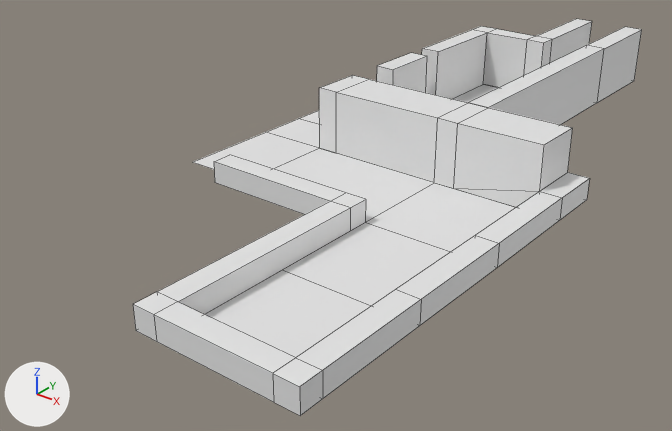
Renders of the Blender file Assets/Level 01/Level 01.blend from each side of a commit.
Rendered twice from a 50 mm camera at (35.0, -38.8, 33.0) aimed at (-16.8, 26.0, -7.1). The axes (+X, +Y, +Z) are drawn at lower left. The lights are the same throughout. Mesh edges are drawn as thin lines.

Objects in the first picture: 'Floors', 'Walls'.
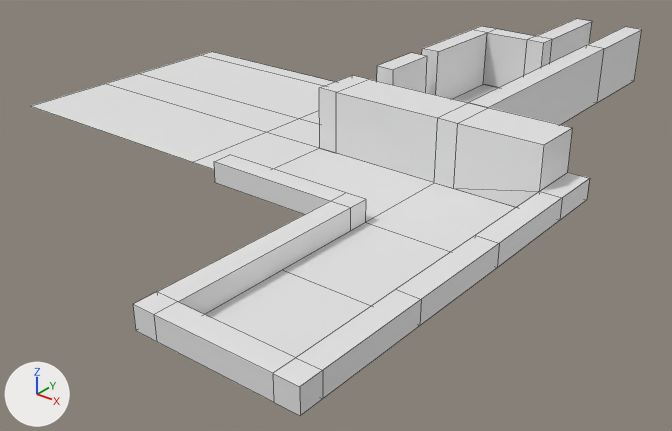
Boxes [x1, y1, x2, y2] around the edits, measured in the pictures (672 x 431 px):
```json
{"object": "Floors", "change": "reshaped", "before": [193, 84, 516, 358], "after": [31, 52, 516, 358]}
{"part": 1, "of": "me_plane_003", "change": "built on", "before": [453, 84, 499, 103], "after": [31, 52, 499, 162]}
```

The change, as JSON lines over the scene's bpy script:
```json
{"block": "me_plane_003", "where": "me_plane_003.from_pydata(...)  # 39 vertices, 16 faces; spans x -5.0..1.0, y -1.0..12.8, z 0.0"}
{"block": "me_plane_003", "where": "# used by ob_floors; location = (0.0, 0.0, 0.0); scale = (5.0, 5.0, 5.0)"}
{"block": "me_plane_003", "where": "# verts and faces of me_plane_003; kept vertices keep their numbers, new ones are numbered from 39"}
{"block": "me_plane_003", "where": "# before: 12 (-3.2, 6.0, 0.0), 13 (-3.2, 8.0, 0.0), 17 (-3.2, 8.4, 0.0), 18 (-1.0, 6.0, 0.0), 19 (-1.0, 8.0, 0.0)"}
{"block": "me_plane_003", "where": "# before: 20 (-3.2, 6.0, 0.0), 21 (-3.2, 8.0, 0.0), 22 (-1.0, 8.4, 0.0), 23 (-1.0, 10.4, 0.0), 24 (-3.2, 8.4, 0.0)"}
{"block": "me_plane_003", "where": "# before: 25 (-3.2, 10.4, 0.0) at pixel (483, 84), 26 (-1.8, 10.4, 0.0), 27 (-1.0, 10.4, 0.0), 28 (-1.8, 11.2, 0.0), 29 (-1.0, 11.2, 0.0)"}
{"block": "me_plane_003", "where": "# before: 34 (-5.0, 3.0, 0.0) at pixel (192, 162), 35 (-5.0, 5.0, 0.0) at pixel (265, 132), 36 (-5.0, 6.0, 0.0) at pixel (298, 118), 37 (-5.0, 8.0, 0.0), 38 (-5.0, 8.4, 0.0)"}
{"block": "me_plane_003", "change": "me_plane_003 part 1"}
{"op": "add", "block": "me_plane_003", "code": "delete_vertices([20, 21, 24, 27])  # with the faces that use them"}
{"op": "add", "block": "me_plane_003", "code": "for new, old in zip([*range(39, 44)], [*range(34, 39)]): verts[new] = verts[old] + (-5.0, 0.0, 0.0)"}
{"op": "add", "block": "me_plane_003", "code": "faces += [(12, 18, 19, 13), (17, 22, 23, 25), (13, 19, 22, 17), (23, 29, 28, 26), (36, 37, 42, 41), (35, 36, 41, 40)]"}
{"op": "add", "block": "me_plane_003", "code": "faces += [(34, 35, 40, 39), (37, 38, 43, 42)]"}
```
